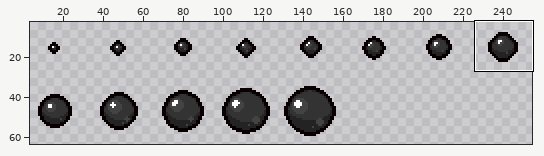
Sprite sheet: Basement Baddies Bundle/resources/gfx/ink_bullets.png. Above, an overview of the earlier version with the close-up marked.
Close-up. Earlier state:
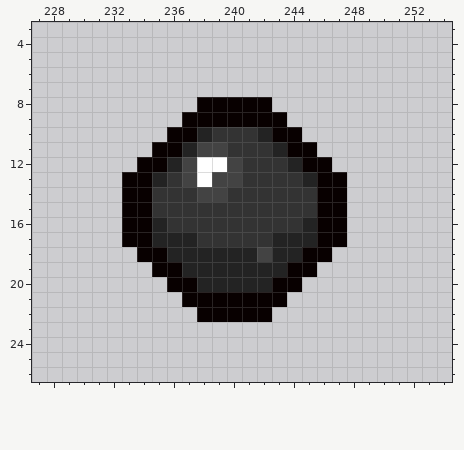
The file is 256x64 pixels. Shown: x 227..254, y 3..26. The wide view leaves out empty margins.
The result:
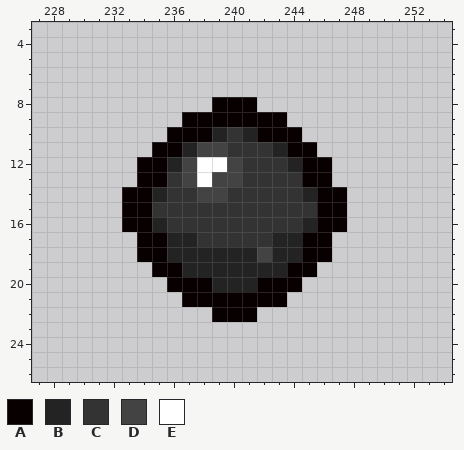
Palette (. is transparent): A #080000  B #232323  C #333333  D #434343  E #ffffff
Diff:
Changed rows in their new state; - is an unchanged pixel.
first column x 233:
 8 -----.---.-----
10 -----AB-BA-----
13 .-A---------A-.
14 --B---------B--
17 .-A---------A-.
20 -----A---A-----
22 -----.---.-----
